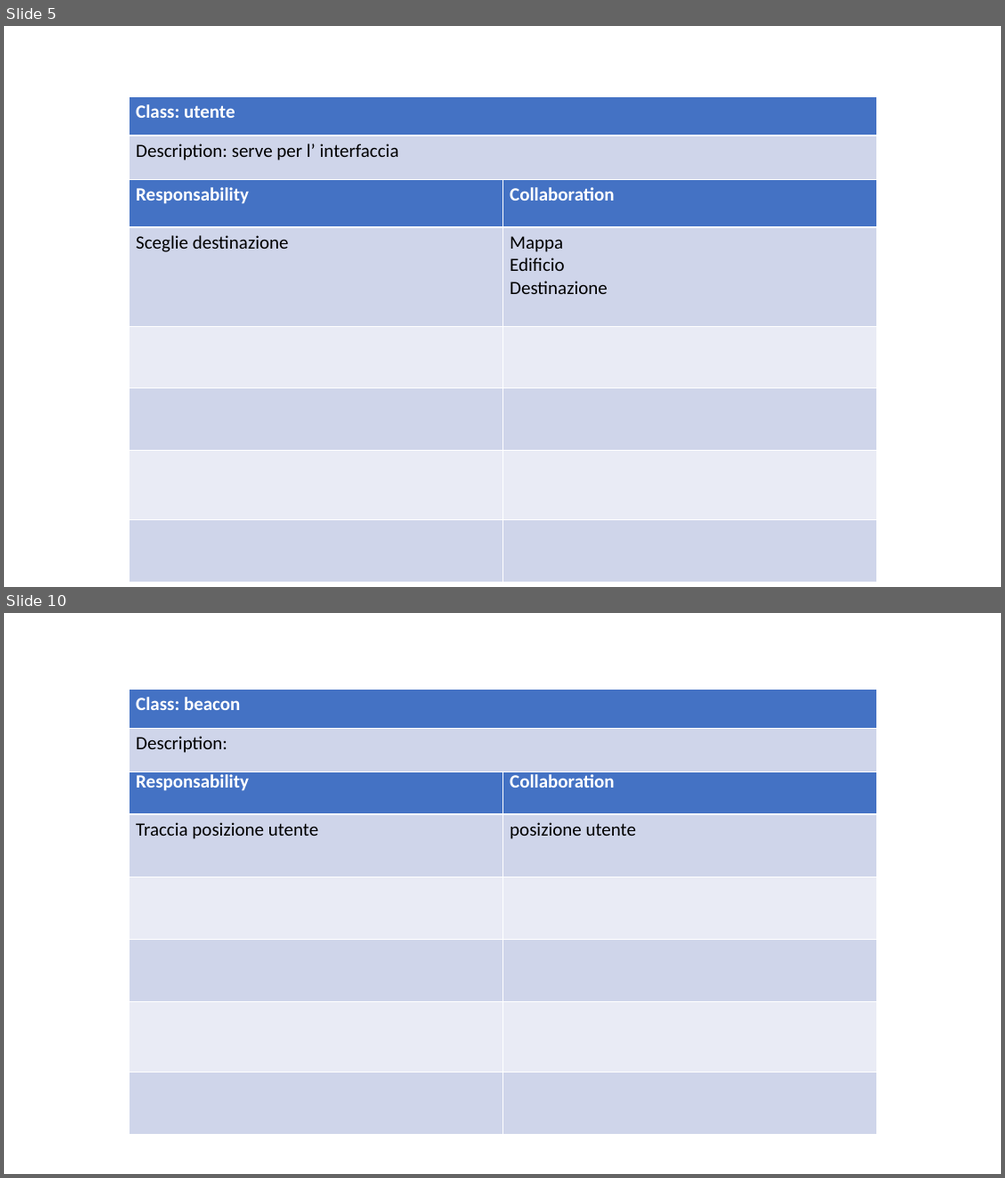
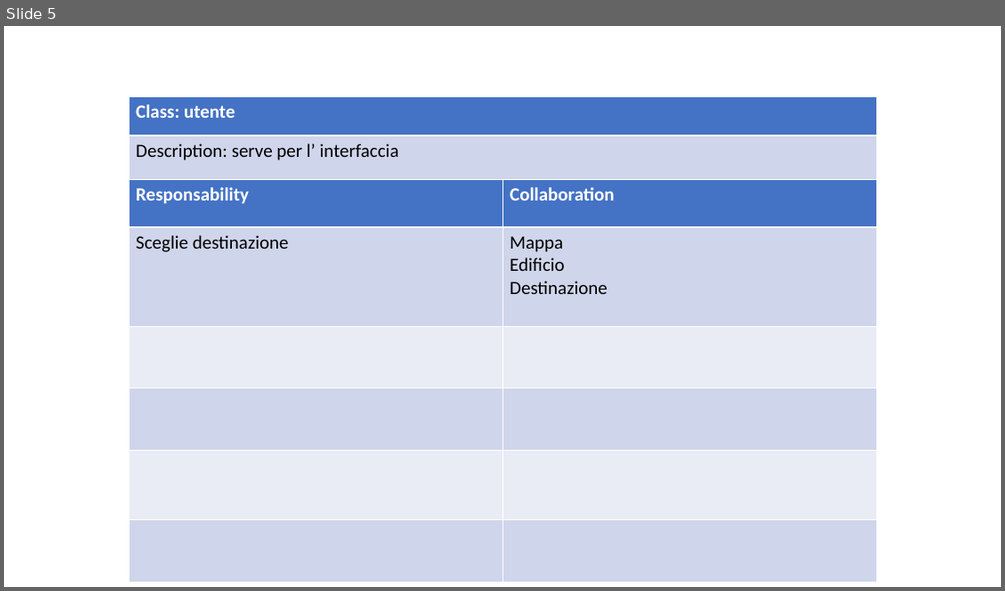
Before and after one commit to ecorradini/ProgettoIDS, a slide deck: AnalisiRequisiti/CRC/UT2/ClassiDiAnalisiUT2.ppt. Shown one above the other, each under a label of ours: slides 5 and 10 before the commit, slide 5 after it; the slides between them are not shown. The pictures are 1005x1178 and 1005x591 pixels, drawn with LibreOffice and Linux fonts; fonts in the diff are those of the drawing. Boxes give left, top, right and bottom in pixels: in the first picture for what was removed or moved away, otherwise in the second. Text is boxed around its words. In the diff, an @@ line names an element or a change of style, - is before the commit and + after.

```diff
--- a/AnalisiRequisiti/CRC/UT2/ClassiDiAnalisiUT2.ppt
+++ b/AnalisiRequisiti/CRC/UT2/ClassiDiAnalisiUT2.ppt
@@ slide 10 removed at (4, 613, 1001, 1174), background #FFFFFF @@
@@ table removed at (129, 689, 876, 771), 2 rows, 1 columns @@
-Class: beacon
-Description:
@@ table removed at (129, 766, 876, 1133), 6 rows, 2 columns @@
-Responsability | Collaboration
-Traccia posizione utente | posizione utente
- | 
- | 
- | 
- | 
```
Also in this commit, not shown: 6 slides changed, 1 slide added, 1 other slide removed, 1 other file.
